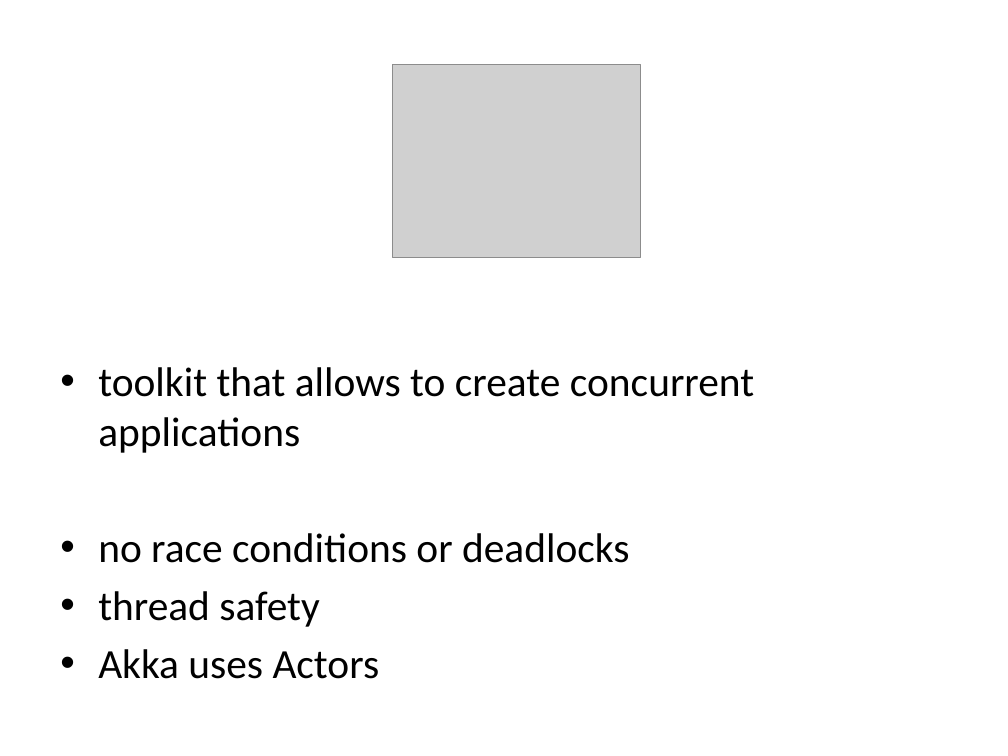
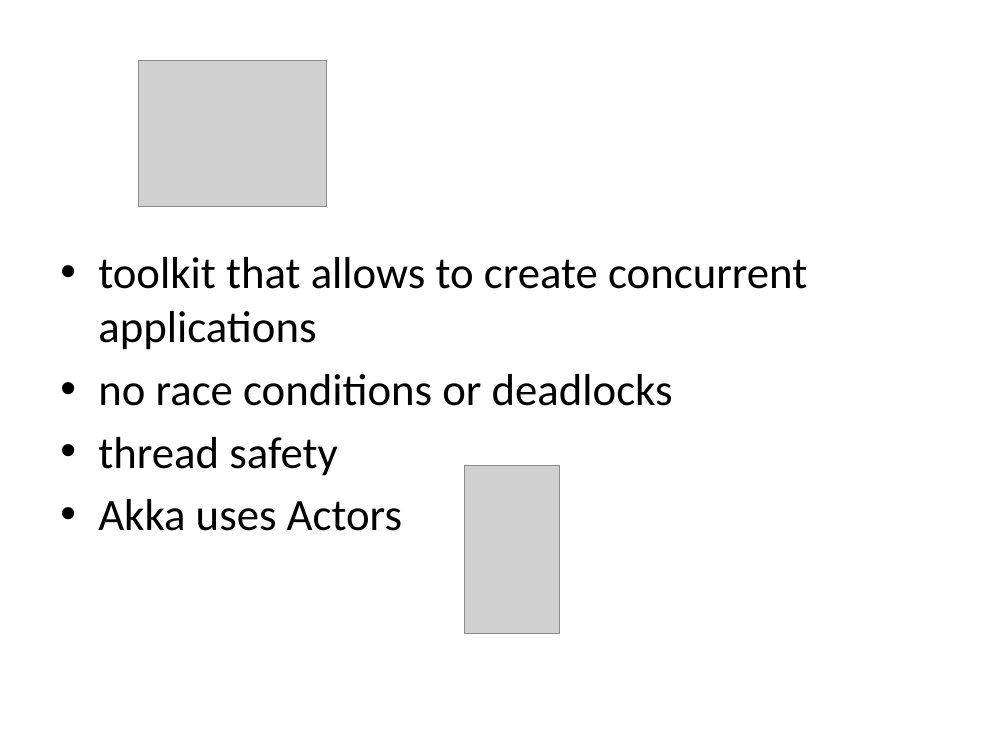
Before and after one commit to martadoberschuetz/scala, a slide deck: slide 10 of project presentation final.pptx (slide 13 before the commit). Drawn at 1008x756 pixels with LibreOffice and Linux fonts; fonts in the diff are those of the drawing; grey boxes stand for pictures. Boxes give left, top, right and bottom in pixels: in the first picture for what was removed or moved away, otherwise in the second. Text is boxed around its words. In the diff, an @@ line names an element or a change of style, - is before the commit and + after.

```diff
--- a/project presentation final.pptx
+++ b/project presentation final.pptx
@@ picture: place and size @@
-picture at box(393, 65, 640, 257)
+picture at box(139, 60, 327, 207)
@@ text "toolkit that allows to create ..." at box(98, 257, 807, 531): size 29.6 to 32 pt @@
@@ picture added at box(465, 466, 559, 634) @@
```
Also in this commit, not shown: 6 other slides changed, 8 slides removed.
